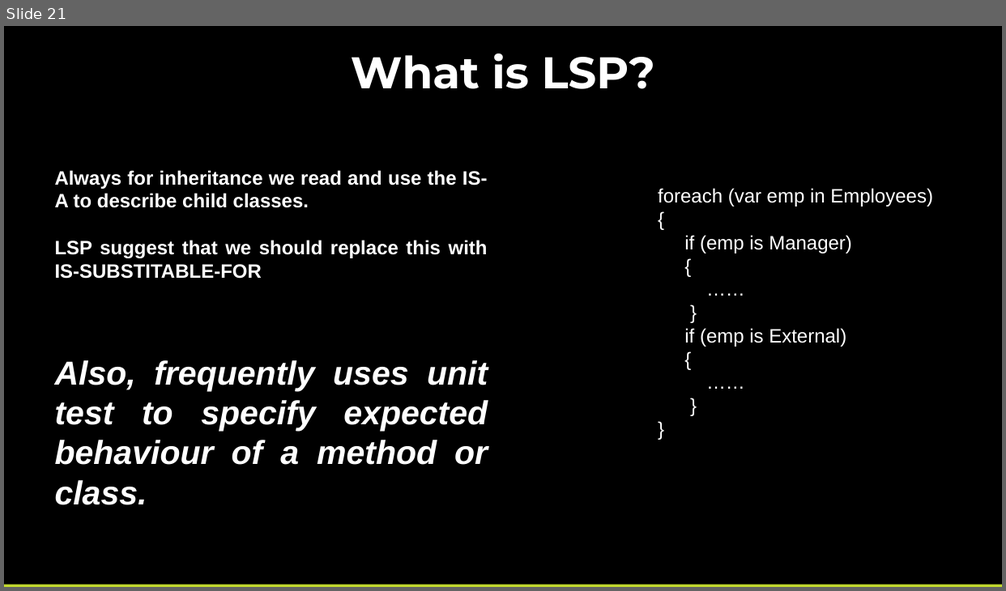
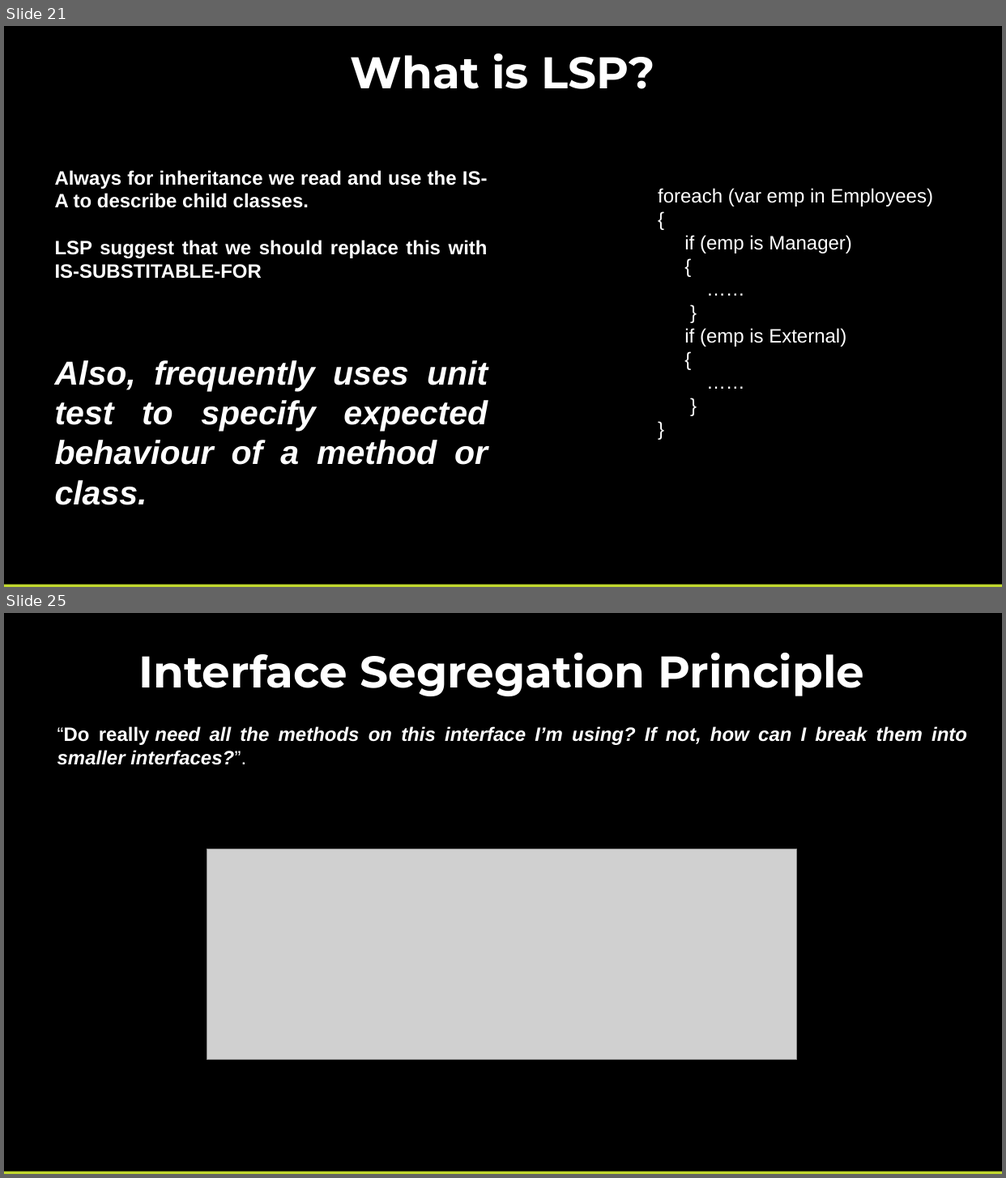
Before and after one commit to pcastellanos/TeamTraining, a slide deck: SOLID/SOLID.pptx. Shown one above the other, each under a label of ours: slide 21 before the commit, slides 21 and 25 after it; the slides between them are not shown. The pictures are 1006x591 and 1006x1178 pixels, drawn with LibreOffice and Linux fonts; fonts in the diff are those of the drawing; grey boxes stand for pictures. Boxes give left, top, right and bottom in pixels: in the first picture for what was removed or moved away, otherwise in the second. Text is boxed around its words. In the diff, an @@ line names an element or a change of style, - is before the commit and + after.

Commit message:
[InterfaceSegregation] Add PPT

```diff
--- a/SOLID/SOLID.pptx
+++ b/SOLID/SOLID.pptx
@@ slide 25 added at (4, 613, 1002, 1174), background #000000 @@
@@ text added at (138, 653, 864, 696), 32 pt, text #FFFFFF, bold @@
+Interface Segregation Principle
@@ text added at (57, 726, 967, 765), 14 pt, text #FFFFFF, bold, italic @@
+“Do really need all the methods on this interface I’m using? If not, how can I break them into smaller interfaces?”.
@@ picture added at (207, 849, 797, 1059) @@
@@ rectangle added at (4, 1172, 1002, 1174), fill #C1D82F @@
```
Also in this commit, not shown: 5 other slides added.
